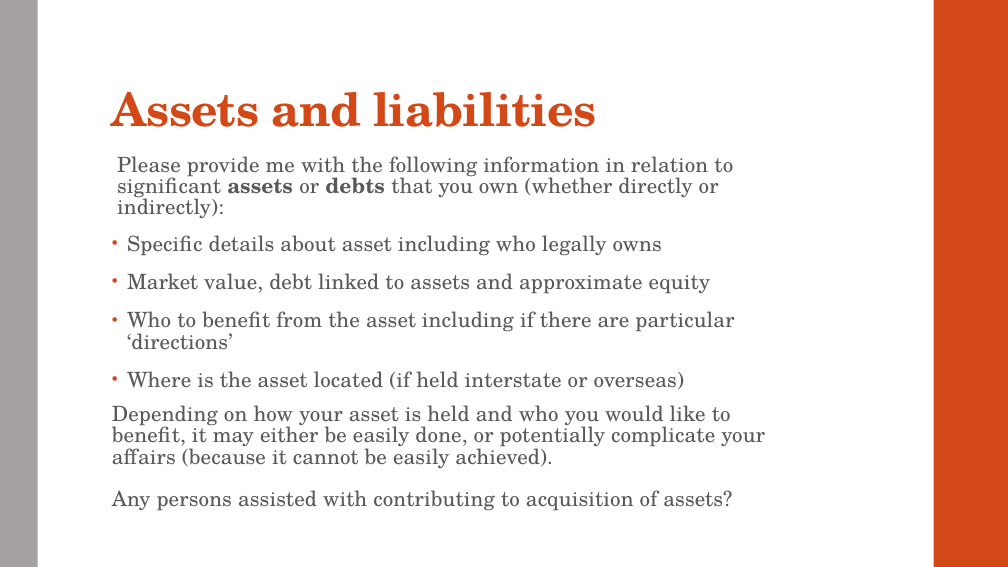
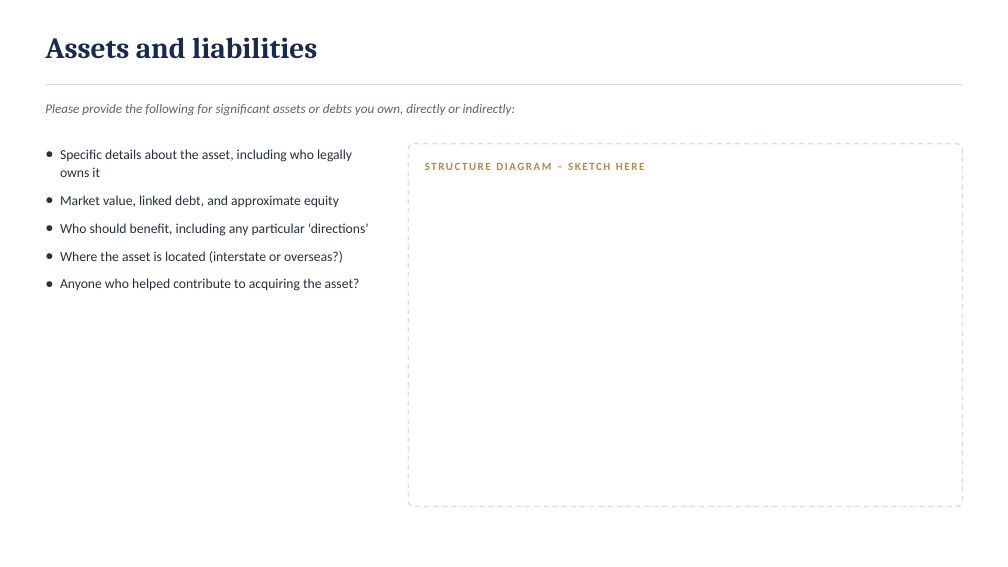
Before and after one commit to dariuschats/dariuschats.github.io, a slide deck: slide 6 of downloadables/other/Estate planning/Estate Planning Meeting Slides.pptx (slide 8 before the commit). Drawn at 1008x567 pixels with LibreOffice and Linux fonts; fonts in the diff are those of the drawing. Boxes give left, top, right and bottom in pixels: in the first picture for what was removed or moved away, otherwise in the second. Text is boxed around its words. In the diff, an @@ line names an element or a change of style, - is before the commit and + after.

```diff
--- a/downloadables/other/Estate planning/Estate Planning Meeting Slides.pptx
+++ b/downloadables/other/Estate planning/Estate Planning Meeting Slides.pptx
@@ rectangle removed at <box>0,0,38,567</box> @@
@@ text "Assets and liabilities": place and size @@
-text "Assets and liabilities" at <box>112,92,596,127</box>
+text "Assets and liabilities" at <box>45,37,317,59</box>
@@ text "Assets and liabilities" at <box>45,37,317,59</box>: size 44 to 28 pt, font TeX Gyre Schola to Cambria, text colour #D34817 to #1B2A4A, letter spacing -0.5 to 0 pt; line spacing 0.9 to 1; vertical alignment bottom to top @@
@@ rectangle removed at <box>934,0,1008,567</box> @@
@@ line added from (45, 85) to (963, 85), #D7DEEA 1 pt @@
@@ text added at <box>45,104,515,115</box>, 12.5 pt, text #5B6472, italic @@
+Please provide the following for significant assets or debts you own, directly or indirectly:
@@ text added at <box>60,149,369,291</box>, 13 pt, text #26313F @@
+● Specific details about the asset, including who legally owns it
+● Market value, linked debt, and approximate equity
+● Who should benefit, including any particular ‘directions’
+● Where the asset is located (interstate or overseas?)
+● Anyone who helped contribute to acquiring the asset?
@@ rounded rectangle added at <box>408,144,963,507</box>, fill #FFFFFF, outline #D7DEEA 1.25 pt dashed @@
@@ text removed at <box>112,156,765,511</box> @@
-Please provide me with the following information in relation to significant assets or debts that you own (whether directly or indirectly):
-• Specific details about asset including who legally owns
-• Market value, debt linked to assets and approximate equity
-• Who to benefit from the asset including if there are particular ‘directions’
-• Where is the asset located (if held interstate or overseas)
-Depending on how your asset is held and who you would like to benefit, it may either be easily done, or potentially complicate your affairs (because it cannot be easily achieved).
-Any persons assisted with contributing to acquisition of assets?
@@ text added at <box>425,163,644,170</box>, 10.5 pt, text #AD8A52, bold @@
+STRUCTURE DIAGRAM – SKETCH HERE
```
Also in this commit, not shown: 29 other slides changed, 5 slides added, 27 slides removed, 1 other file.
